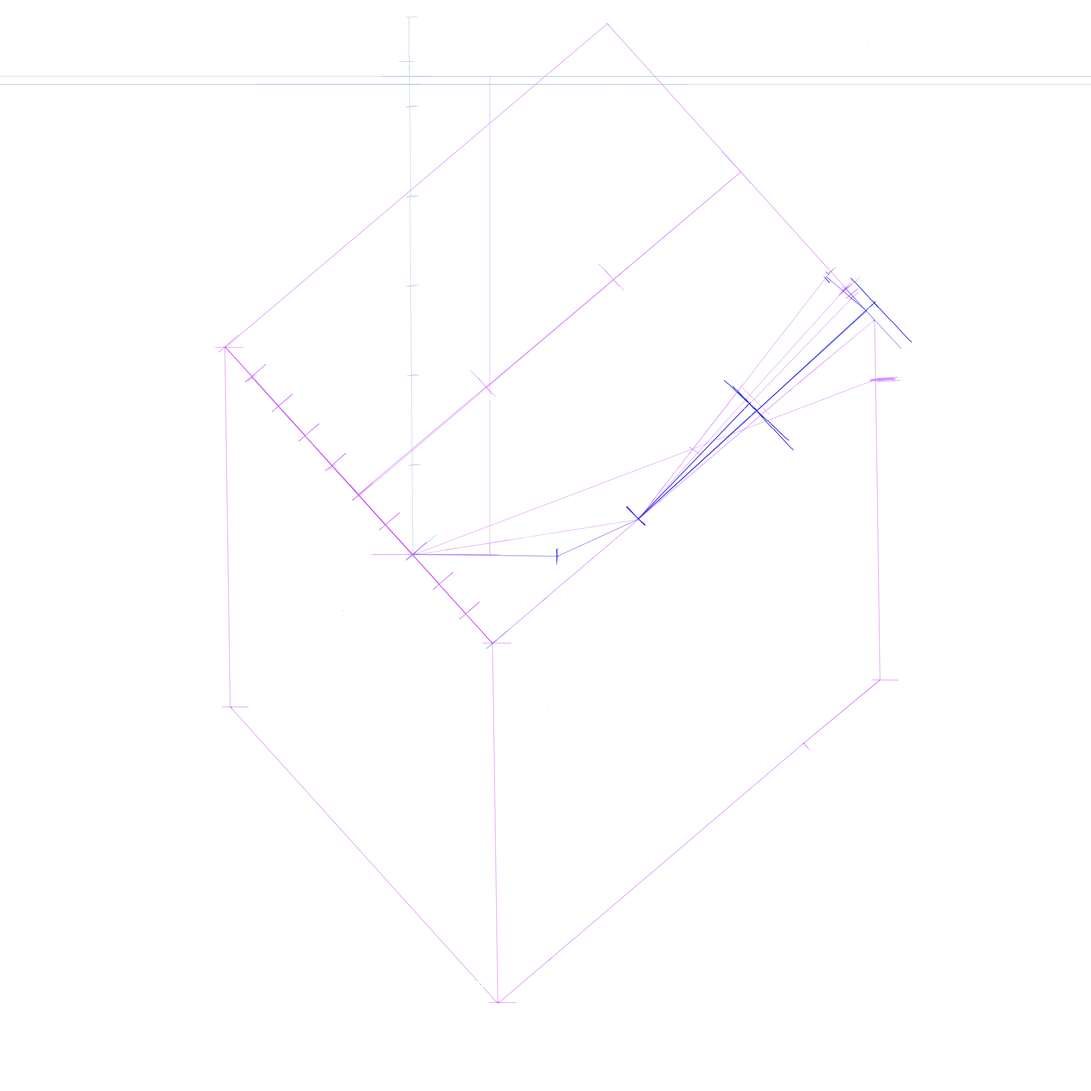
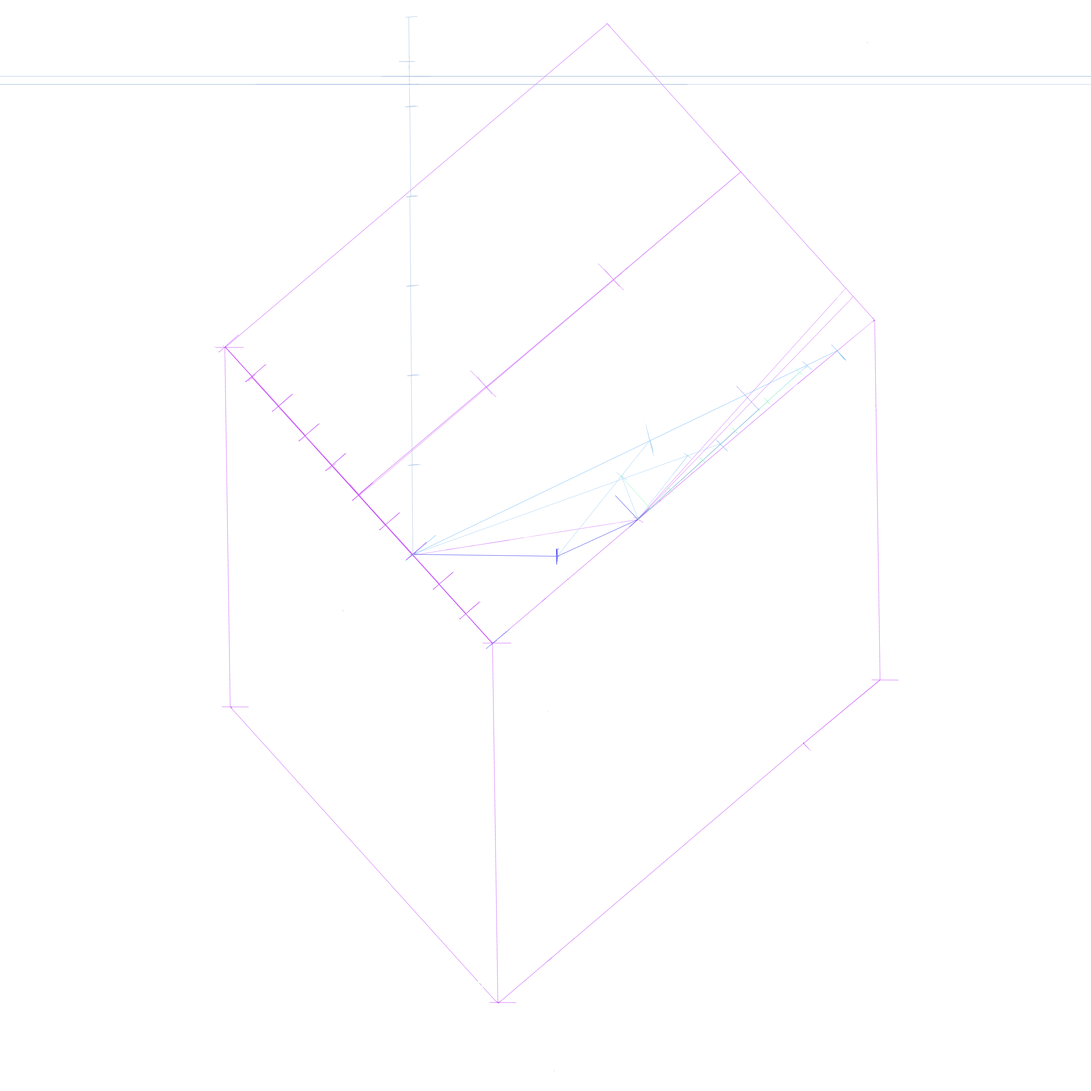
Before/after of a 1091 x 1091 layered artwork. What changed in the layer stack:
added layer "Layer 59" above "Layer 58" over [617, 474, 655, 513]
added layer "Layer 58" above "Layer 56" over [765, 368, 804, 405]
added layer "Layer 55" above "Layer 54" over [668, 456, 707, 494]
added layer "Layer 54" above "Layer 53" over [635, 486, 675, 524]
added layer "Layer 51" above "Layer 50" over [555, 418, 655, 558]
added layer "Layer 50" above "Layer 57" over [412, 438, 732, 557]
added layer "Layer 57" above "Layer 47" over [733, 397, 772, 435]
added layer "Layer 47" above "Layer 46 - Smart Object Group" over [412, 344, 847, 556]
added group "Layer 46 - Smart Object Group" with 20 layers above "Thước 5 - 6" over [225, 151, 878, 558]
added layer "Layer 49" in group "Layer 46 - Smart Object Group" over [753, 361, 813, 411]
moved "Layer 29" into group "Layer 46 - Smart Object Group" over [556, 519, 639, 558]
hid "Layer 27", moved it into group "Layer 46 - Smart Object Group" over [825, 269, 870, 314]
removed layer "Thước 7 - 3" over [626, 276, 913, 527]
removed layer "Layer 16" over [626, 380, 790, 526]
removed layer "Layer 22" over [371, 75, 501, 556]
moved "Layer 26" into group "Layer 46 - Smart Object Group", painted on it over [638, 310, 868, 520]
moved "Layer 15" into group "Layer 46 - Smart Object Group", painted on it over [638, 277, 868, 521]
moved "Layer 14" into group "Layer 46 - Smart Object Group" over [359, 151, 751, 502]
moved "Layer 9" into group "Layer 46 - Smart Object Group", painted on it over [637, 269, 860, 521]
moved "Layer 7" into group "Layer 46 - Smart Object Group", painted on it over [410, 264, 901, 556]
moved "Layer 2" into group "Layer 46 - Smart Object Group" over [412, 499, 662, 556]
moved "Thước 3 - 3" into group "Layer 46 - Smart Object Group" over [359, 374, 511, 557]
moved "Thước" into group "Layer 46 - Smart Object Group" over [225, 334, 508, 557]
…and 6 more changes (4 added, 2 stack)
